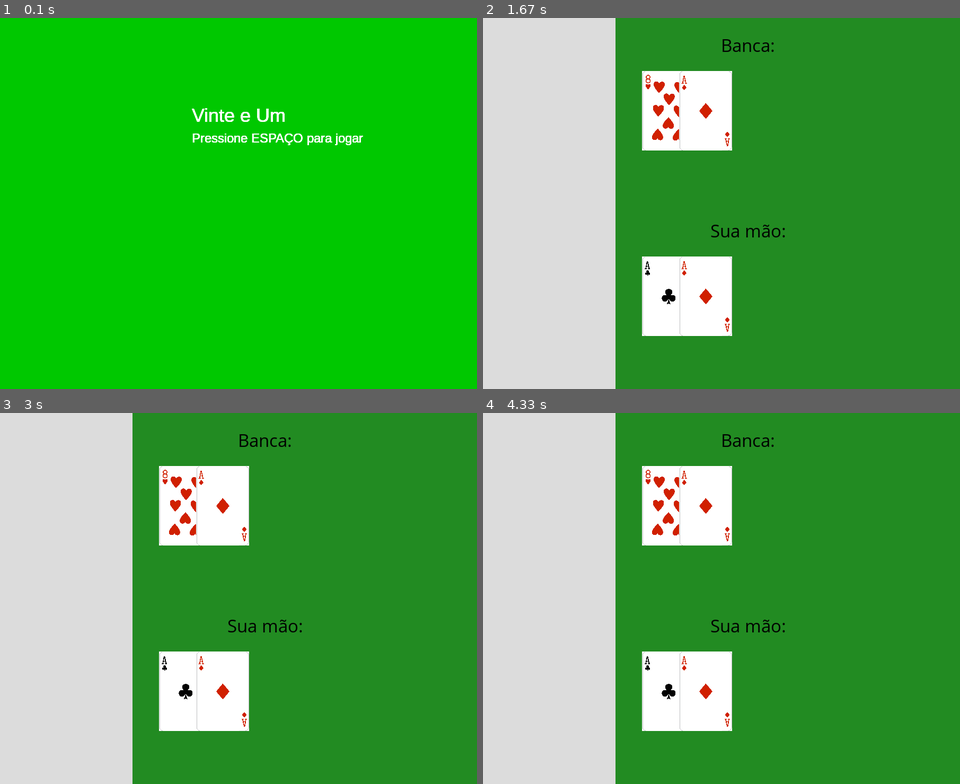
Above: before the commit, frames 1-4 (two rows, left to right).
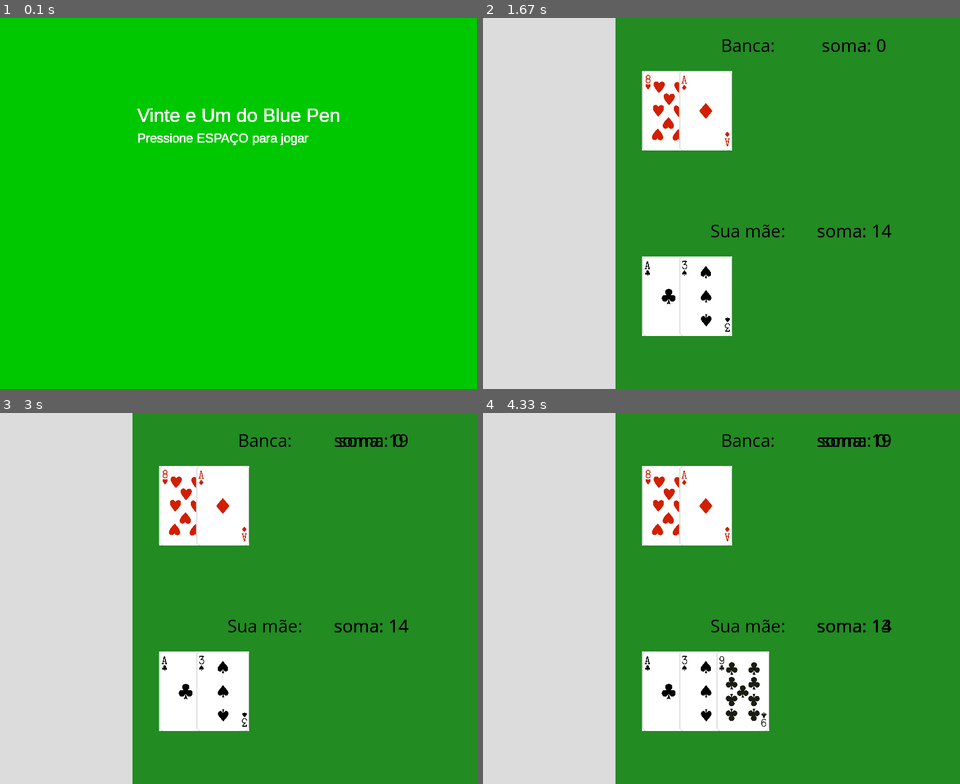
Above: after the commit, the same moments.

Repository: EffEmPee/projeto-poo1
Game: pygame game, started from jogo.py
The game is run twice, just before and just after one commit, with the same random seed, the same clock (stepped at 60 frames per second) and the same inputs.
Inputs:
- Up to frame 1 (0.1 s): no input
- Up to frame 2 (1.67 s): tap Space at 0.33 s; tap V at 0.67 s
- Up to frame 3 (3 s): no input
- Up to frame 4 (4.33 s): tap C at 3 s; tap Enter at 3.33 s

The runs differ from the first frame. In frame 1, 1.2% of the frame differs, in the area x 28-77%, y 24-35%; in frame 2, 0.5%; in frame 3, 0.6%; in frame 4, 2.5%, in the area x 41-86%, y 5-86%.

Commit message:
versao sem as telas de fim de jogo

Diff:
--- a/jogo.py
+++ b/jogo.py
@@ -11,7 +11,8 @@
     textSurface = font.render(text, True, black)
     return textSurface, textSurface.get_rect()
 
-def game_texts(text, x, y):
+
+def texto(text, x, y):
     TextSurf, TextRect = text_objects(text, textfont)
     TextRect.center = (x, y)
     tela.blit(TextSurf, TextRect)
@@ -32,7 +33,7 @@
                 quit()
         pygame.display.flip()
 
-        texto = font.render("Vinte e Um", True, white)
+        texto = font.render("Vinte e Um do Blue Pen", True, white)
         texto_posicao = texto.get_rect(center=(largura_tela//2, altura_tela// 3 - 50))
         tela.blit(texto, texto_posicao)
 
@@ -47,13 +48,15 @@
 
     jogo = VinteUm(tela)
 
-    game_texts("Banca:", 500, 50)
-    game_texts("Sua mão:", 500, 400)
+    texto("Banca:", 500, 50)
+    texto("Sua mãe:", 500, 400)
 
     jogo.distribuir()
 
     while True:
         for event in pygame.event.get():
+            texto(f"soma: {jogo.banca.soma}", 700, 50)
+            texto(f"soma: {jogo.jogador.soma}", 700, 400)
             if event.type == pygame.KEYDOWN:
                 if event.key == pygame.K_c:
                     jogo.comprar()
--- a/mao.py
+++ b/mao.py
@@ -10,18 +10,24 @@
     self.imagens.append("".join((carta[0], carta[1])))
 
   def calcularMao(self):
+    total = 0
+
     ordem_carta = [carta[0] for carta in self.cartas]
     nao_ases = [carta for carta in ordem_carta if carta != 'A']
     ases = [carta for carta in ordem_carta if carta == 'A']
 
+    print(nao_ases, ases)
+
     for carta in nao_ases:
       if carta in 'JQK':
-        self.soma += 10
+        total += 10
       else:
-        self.soma += int(carta)
+        total += int(carta)
 
     for carta in ases:
-      if self.soma <= 10:
-        self.soma += 11
+      if total <= 10:
+        total += 11
       else:
-        self.soma += 1
+        total += 1
+
+    self.soma = total
--- a/vinteum.py
+++ b/vinteum.py
@@ -29,20 +29,26 @@
     self.tela.blit(convCarta(), (370, 100))
 
     self.tela.blit(convCarta(self.jogador.imagens[0]), (300, 450))
-    self.tela.blit(convCarta(self.banca.imagens[1]), (370, 450))
-    # self.blackjack()
+    self.tela.blit(convCarta(self.jogador.imagens[1]), (370, 450))
 
-  # def checarResultado(self):
-  #   if self.jogador.soma > 21:
-  #     # JOGADOR estourou
-  #   elif self.banca.soma > 21:
-  #     # JOGADOR ganhou
-  #   elif self.banca.soma == self.jogador.soma == 21:
-  #     # EMPATE
-  #   elif self.jogador.soma > self.banca.soma:
-  #     # JOGADOR ganhou
-  #   else:
-  #     # BANCA ganhou
+  def checarResultado(self):
+    print(self.jogador.soma)
+    if self.jogador.soma > 21:
+      # self.tela.fill(red)
+      print('estourou')
+    elif self.banca.soma > 21:
+      # self.tela.fill(green)
+      print('ganhou')
+    elif self.banca.soma == self.jogador.soma:
+      # self.tela.fill(white)
+      print('empate')
+    elif self.jogador.soma > self.banca.soma:
+      # self.tela.fill(green)
+      print('ganhou 2')
+    else:
+      print('banca')
+      # BANCA ganhou
+      # self.tela.fill(green)
 
   def comprar(self):
     if not self.segurou:
@@ -54,20 +60,28 @@
 
       self.jogador.calcularMao()
 
-    # if self.jogador.soma > 21:
-    #   checarResultado()
+    if self.jogador.soma > 21:
+      self.checarResultado()
 
   def segurar(self):
-    i = 1
+    i = 2
+
+    self.tela.blit(convCarta(self.banca.imagens[1]), (370 ,100))
+    pygame.display.flip()
+    self.banca.calcularMao()
+    pygame.time.wait(2000)
 
     while self.jogador.soma > self.banca.soma < 17:
       self.segurou = True
       self.banca.adicionar(self.baralho.comprar())
 
       self.tela.blit(convCarta(self.banca.imagens[i]), (300 + i*70 ,100))
+      pygame.display.flip()
 
       self.banca.calcularMao()
-      time.sleep(0.5)
+      print('soma banca:', self.banca.soma)
+
+      pygame.time.wait(1500)
       i += 1
 
-    # checarResultado()
+    self.checarResultado()
